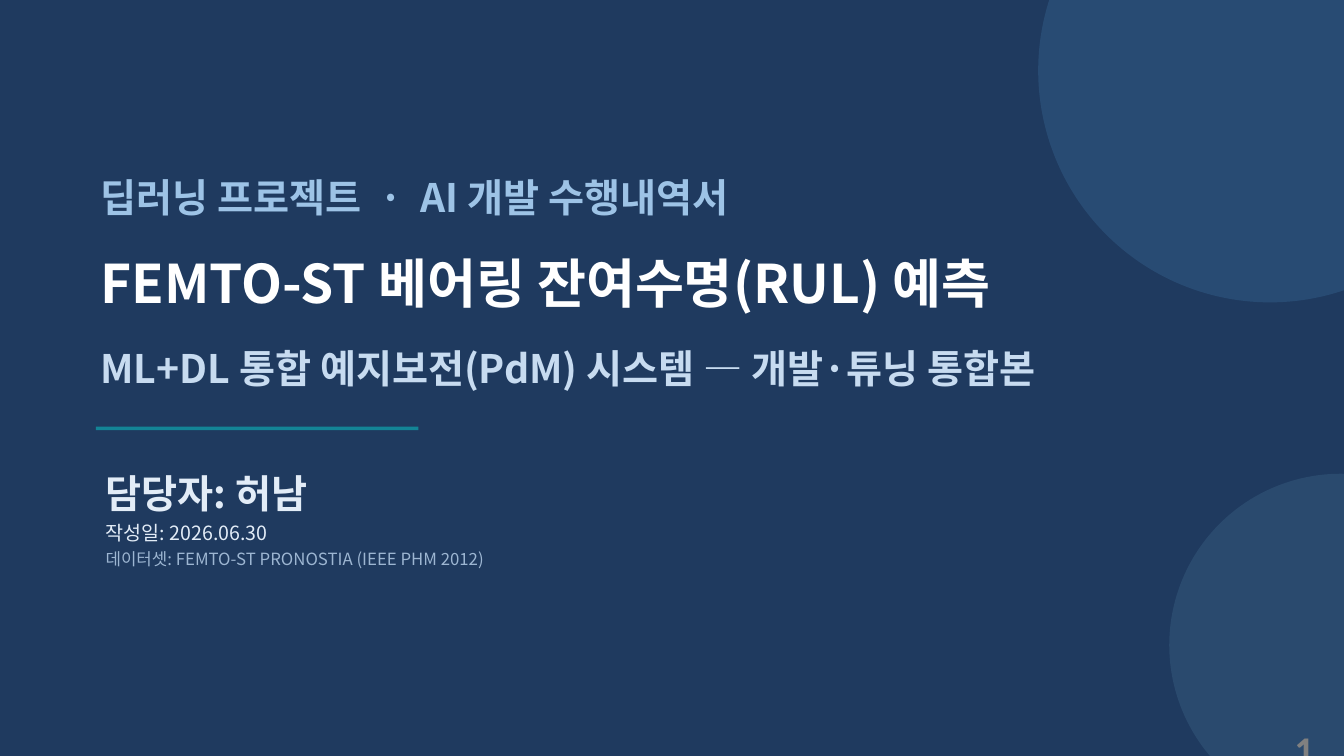
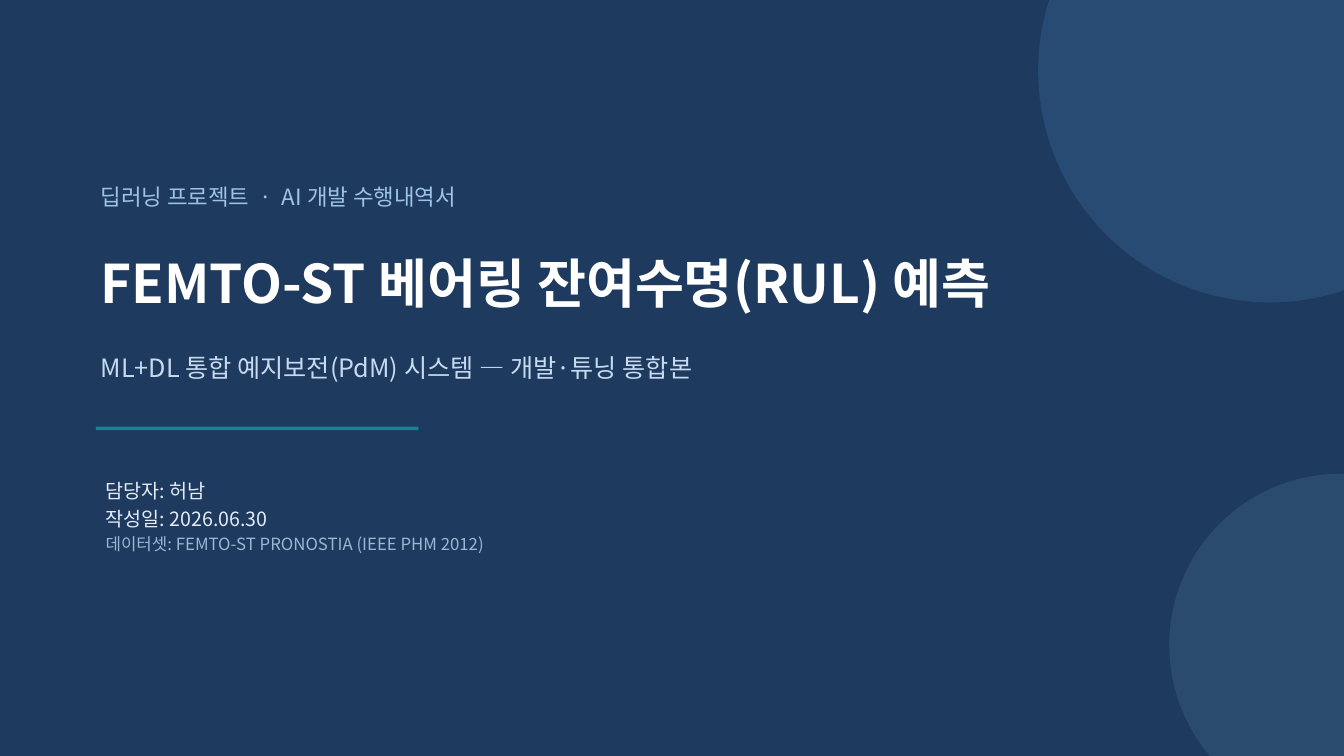
Before and after one commit to vapsnamheo-dev/AISOURCE, a slide deck: slide 1 of Homework/DL_FactoryAutomation/산출물/딥러닝_FEMTO_RUL_발표자료_v2.pptx. Drawn at 1344x756 pixels with LibreOffice and Linux fonts; fonts in the diff are those of the drawing. Boxes give left, top, right and bottom in pixels: in the first picture for what was removed or moved away, otherwise in the second. Text is boxed around its words. In the diff, an @@ line names an element or a change of style, - is before the commit and + after.

```diff
--- a/Homework/DL_FactoryAutomation/산출물/딥러닝_FEMTO_RUL_발표자료_v2.pptx
+++ b/Homework/DL_FactoryAutomation/산출물/딥러닝_FEMTO_RUL_발표자료_v2.pptx
@@ text "딥러닝 프로젝트 · AI 개발 ..." at <box>101,186,456,207</box>: size 28 to 16 pt, bold off @@
@@ text "ML+DL 통합 예지보전(PdM) 시스템 — ..." at <box>101,356,693,382</box>: size 28 to 18 pt, bold off @@
@@ text at <box>106,481,206,500</box>: size 28 to 14 pt, bold off in "담당자: 허남" @@
@@ text removed at <box>1245,721,1325,749</box> @@
-1
```
Also in this commit, not shown: 13 other slides changed, 5 slides removed, 2 other files.
